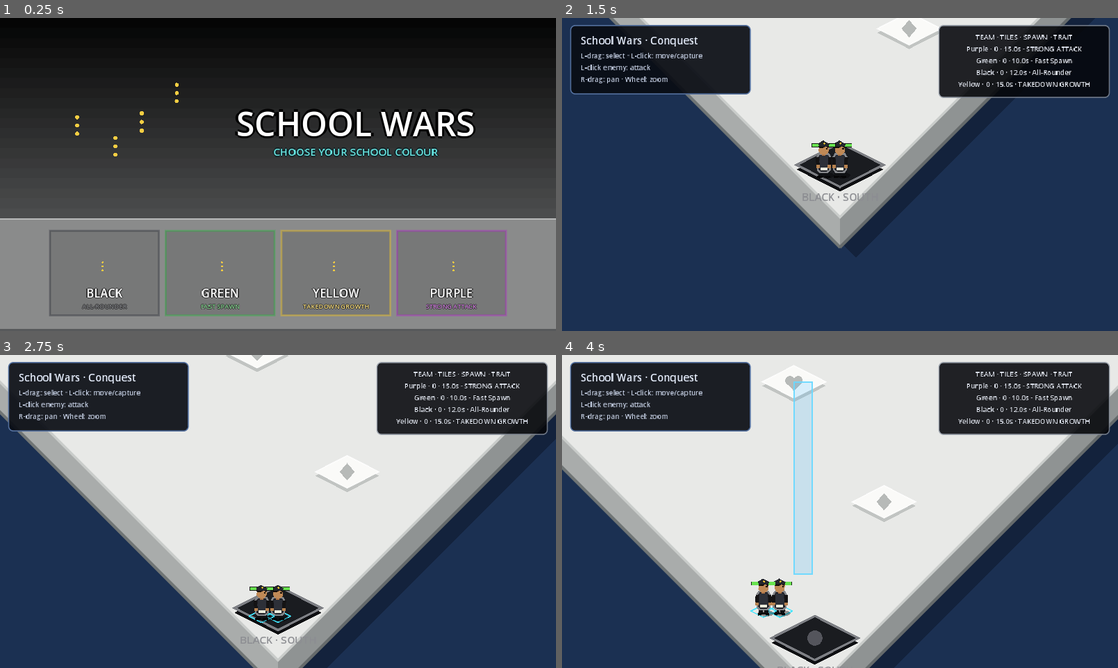
Above: before the commit, frames 1-4 (two rows, left to right).
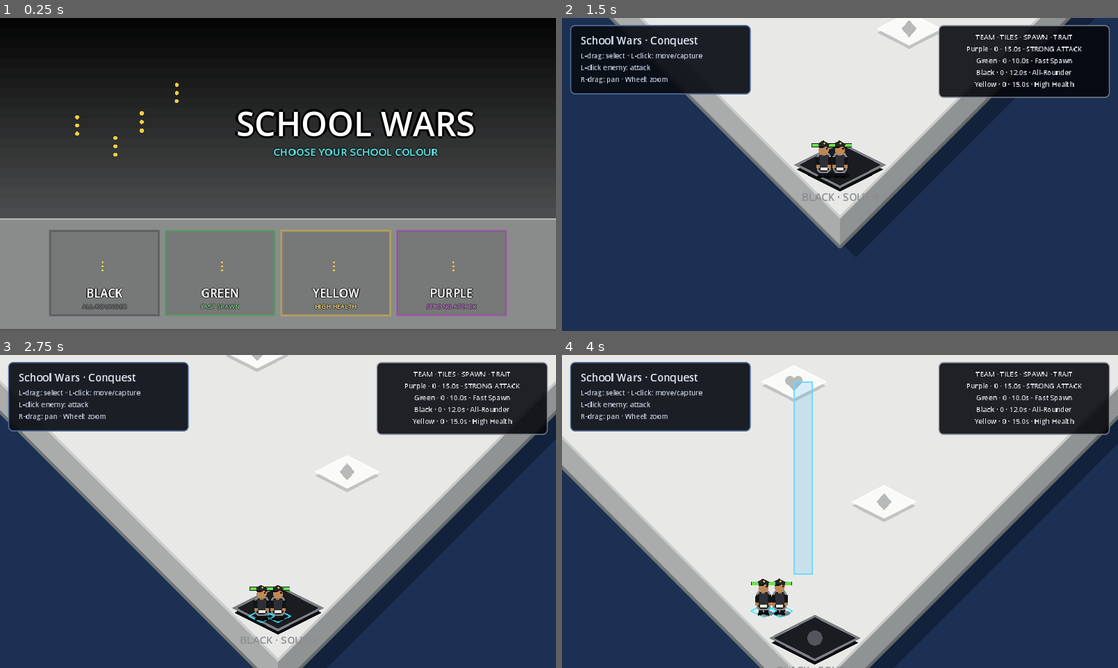
Above: after the commit, the same moments.

Repository: knigfty/school-wars
Game: Godot game, scene res://Scenes/main.tscn
Same seed, same stepped clock (60 frames per second), same inputs: the game is played once before the commit and once after it.
Inputs (mouse positions are in pixels of both pictures, inside the frame that each line leads up to):
- Up to frame 1 (0.25 s): no input
- Up to frame 2 (1.5 s): click (667, 274) at 0.5 s; tap Enter at 1.25 s; move the mouse to (962, 158) at 1.27 s; tap K (camera_pan_down) at 1.35 s; click (962, 158) at 1.42 s
- Up to frame 3 (2.75 s): drag from (166, 527) to (344, 364) at 2.02 s
- Up to frame 4 (4 s): move the mouse to (895, 442) at 2.77 s; tap L (camera_pan_right) at 2.85 s; click (895, 442) at 2.92 s; drag from (812, 574) to (795, 383) at 3.52 s

The runs differ from the first frame. In frame 1, 0.2% of the frame differs, in the area x 54-67%, y 91-94%; in frame 2, 0.3%, in the area x 71-95%, y 20-23%; in frame 3, 0.3%; in frame 4, 0.3%.

Commit message:
set concise Yellow team trait

Diff:
--- a/Resources/Team/yellow_team.tres
+++ b/Resources/Team/yellow_team.tres
@@ -7,7 +7,7 @@
 team_id = &"yellow"
 display_name = "Yellow"
 color = Color(0.92, 0.75, 0.14, 1)
-trait_name = "TAKEDOWN GROWTH"
+trait_name = "High Health"
 trait_description = "100 HP, 6 damage per second, and +20 HP per kill or assist."
 base_spawn_interval = 15.0
 maximum_students = 10
